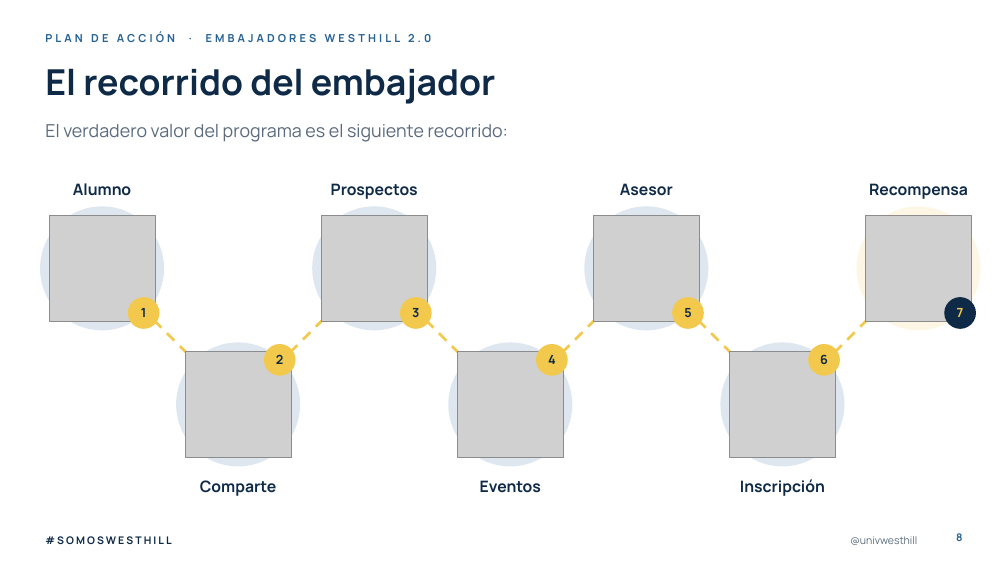
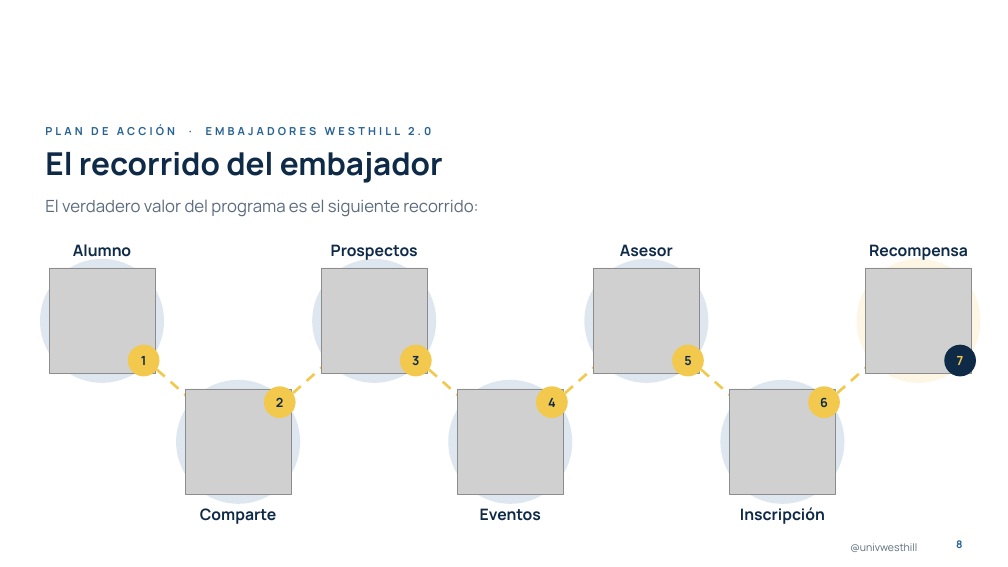
Before and after one commit to dnmcamiloedson-arch/EdUW, a slide deck: slide 8 of presentaciones/Plan_de_Accion_Embajadores_Westhill_2027.pptx. Drawn at 1008x567 pixels with LibreOffice and Linux fonts; fonts in the diff are those of the drawing; grey boxes stand for pictures; background and template pictures are left out. Boxes give left, top, right and bottom in pixels: in the first picture for what was removed or moved away, otherwise in the second. Text is boxed around its words. In the diff, an @@ line names an element or a change of style, - is before the commit and + after.

```diff
--- a/presentaciones/Plan_de_Accion_Embajadores_Westhill_2027.pptx
+++ b/presentaciones/Plan_de_Accion_Embajadores_Westhill_2027.pptx
@@ text added at (83, 12, 386, 44), 19 pt, text #FFFFFF, bold @@
+#SOMOSWESTHILL
@@ text "PLAN DE ACCIÓN · EMBAJADORES ...": place and size @@
-text "PLAN DE ACCIÓN · EMBAJADORES ..." at (45, 32, 431, 42)
+text "PLAN DE ACCIÓN · EMBAJADORES ..." at (45, 125, 431, 135)
@@ title "El recorrido del embajador": place and size @@
-title "El recorrido del embajador" at (45, 68, 496, 104)
+title "El recorrido del embajador" at (45, 152, 443, 183)
@@ title "El recorrido del embajador" at (45, 152, 443, 183): size 34 to 30 pt @@
@@ text "El verdadero valor del programa ...": place and size @@
-text "El verdadero valor del programa ..." at (45, 124, 508, 142)
+text "El verdadero valor del programa ..." at (45, 199, 478, 216)
@@ text "El verdadero valor del programa ..." at (45, 199, 478, 216): size 17 to 16 pt @@
@@ 4 texts: place and size @@
-4 texts at (73, 183, 968, 199)
+4 texts at (73, 244, 968, 260)
@@ 4 ellipses: place and size @@
-4 ellipses at (40, 206, 981, 330)
+4 ellipses at (40, 259, 981, 383)
@@ line moved from (238, 405) - (374, 268) to (102, 321) - (238, 442) @@
@@ line moved from (374, 268) - (510, 405) to (238, 442) - (374, 321) @@
@@ line moved from (510, 405) - (647, 268) to (374, 321) - (510, 442) @@
@@ line moved from (647, 268) - (783, 405) to (510, 442) - (647, 321) @@
@@ line moved from (783, 405) - (919, 268) to (647, 321) - (783, 442) @@
@@ line moved from (102, 268) - (238, 405) to (783, 442) - (919, 321) @@
@@ 4 pictures, 4 ellipses: place and size @@
-4 pictures, 4 ellipses at (49, 216, 976, 329)
+4 pictures, 4 ellipses at (49, 268, 976, 377)
@@ 3 pictures, 3 ellipses: place and size @@
-3 pictures, 3 ellipses at (176, 343, 845, 467)
+3 pictures, 3 ellipses at (176, 380, 845, 504)
@@ 3 ellipses: place and size @@
-3 ellipses at (264, 344, 840, 376)
+3 ellipses at (264, 386, 840, 418)
@@ 3 texts: place and size @@
-3 texts at (200, 479, 825, 496)
+3 texts at (200, 507, 825, 524)
@@ text removed at (45, 536, 171, 544) @@
-#SOMOSWESTHILL
@@ text "@univwesthill": place and size @@
-text "@univwesthill" at (850, 536, 917, 545)
+text "@univwesthill" at (850, 543, 917, 552)
@@ page number: place and size @@
-page number at (956, 533, 962, 541)
+page number at (956, 540, 962, 548)
```
Also in this commit, not shown: 15 other slides changed.
